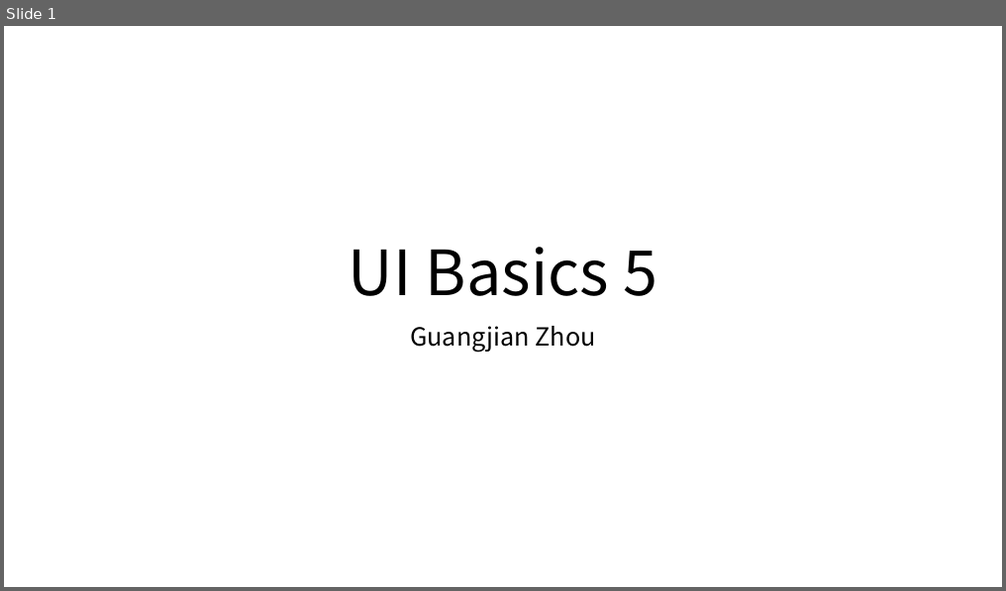
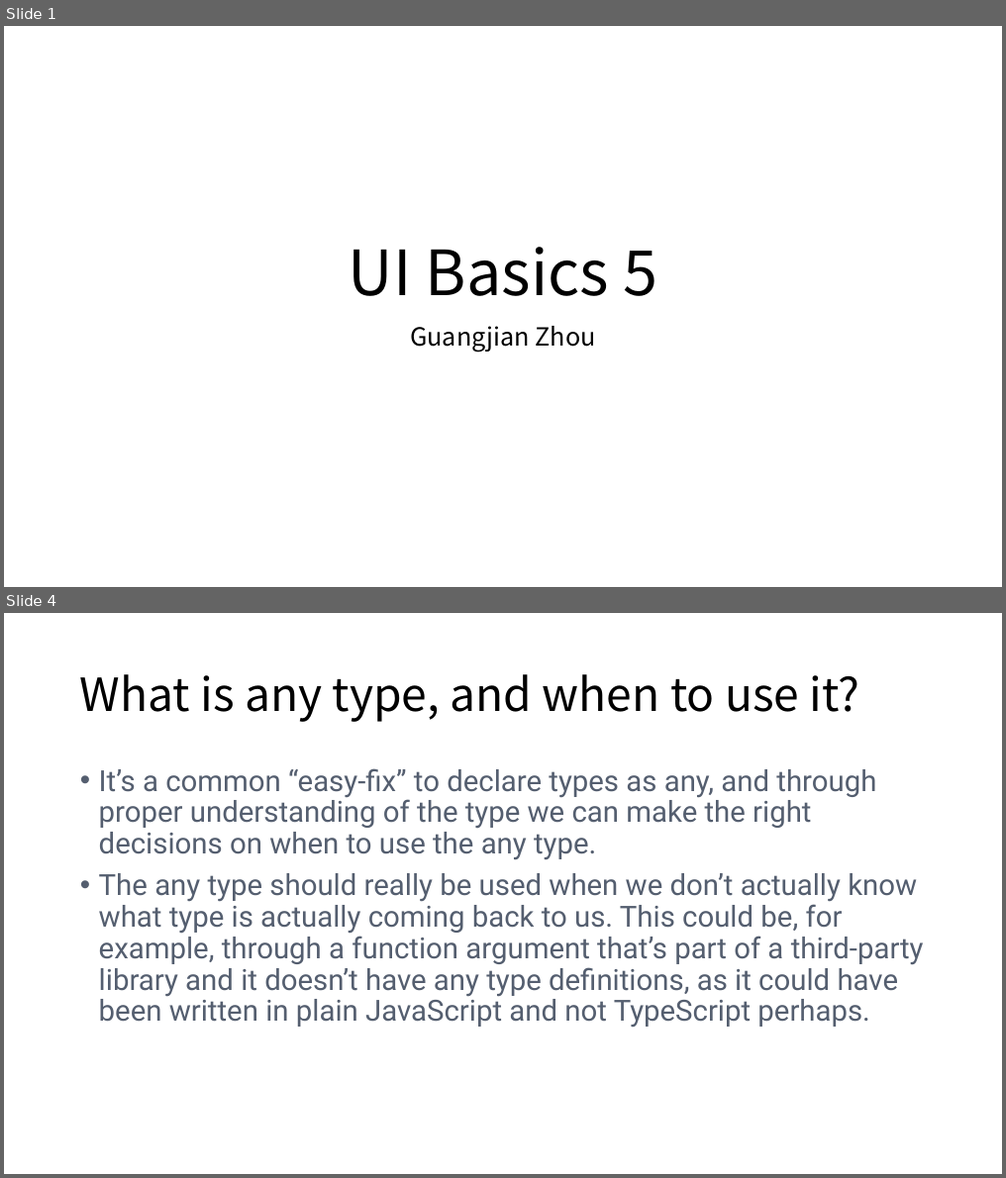
Before and after one commit to Marvioo/Cogent, a slide deck: Java Basics/UI Basics 5.pptx. Shown one above the other, each under a label of ours: slide 1 before the commit, slides 1 and 4 after it; the slides between them are not shown. The pictures are 1006x591 and 1006x1178 pixels, drawn with LibreOffice and Linux fonts; fonts in the diff are those of the drawing. Boxes give left, top, right and bottom in pixels: in the first picture for what was removed or moved away, otherwise in the second. Text is boxed around its words. In the diff, an @@ line names an element or a change of style, - is before the commit and + after.

```diff
--- a/Java Basics/UI Basics 5.pptx
+++ b/Java Basics/UI Basics 5.pptx
@@ slide 4 added at (4, 613, 1002, 1174), background #FFFFFF @@
@@ title added at (80, 674, 860, 722), 44 pt, text #000000 @@
+What is any type, and when to use it?
@@ text added at (99, 768, 924, 1027), 28 pt, text #545E6F @@
+• It’s a common “easy-fix” to declare types as any, and through proper understanding of the type we can make the right decisions on when to use the any type.
+• The any type should really be used when we don’t actually know what type is actually coming back to us. This could be, for example, through a function argument that’s part of a third-party library and it doesn’t have any type definitions, as it could have been written in plain JavaScript and not TypeScript perhaps.
```
Also in this commit, not shown: 14 other slides added.
